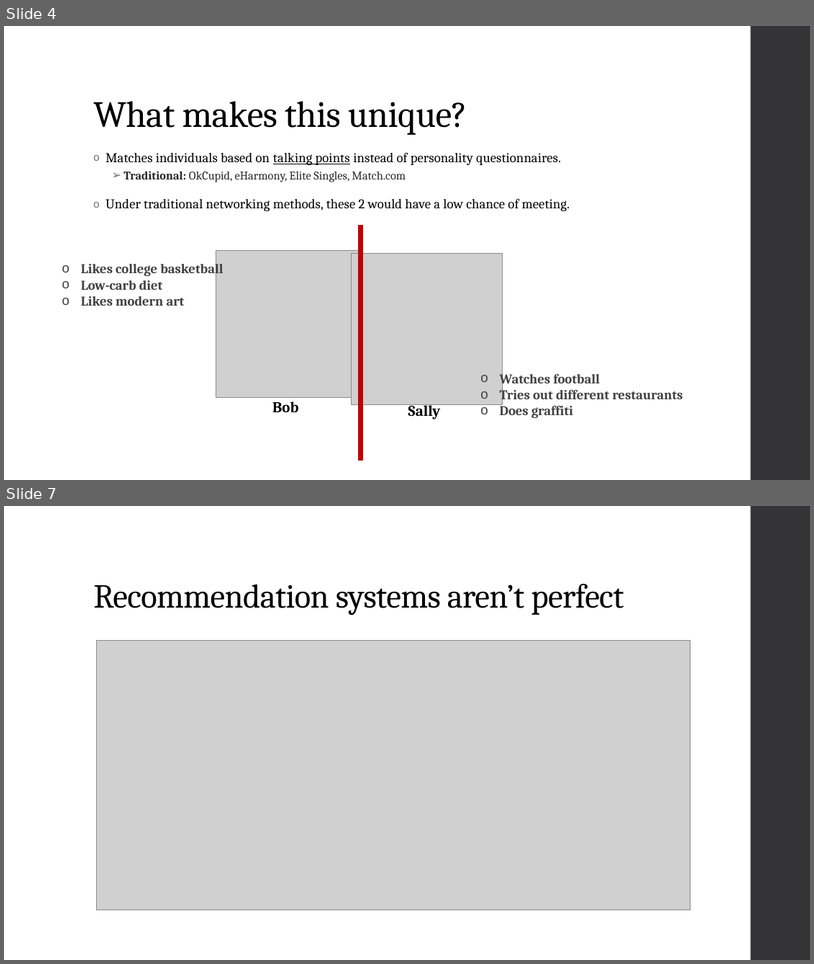
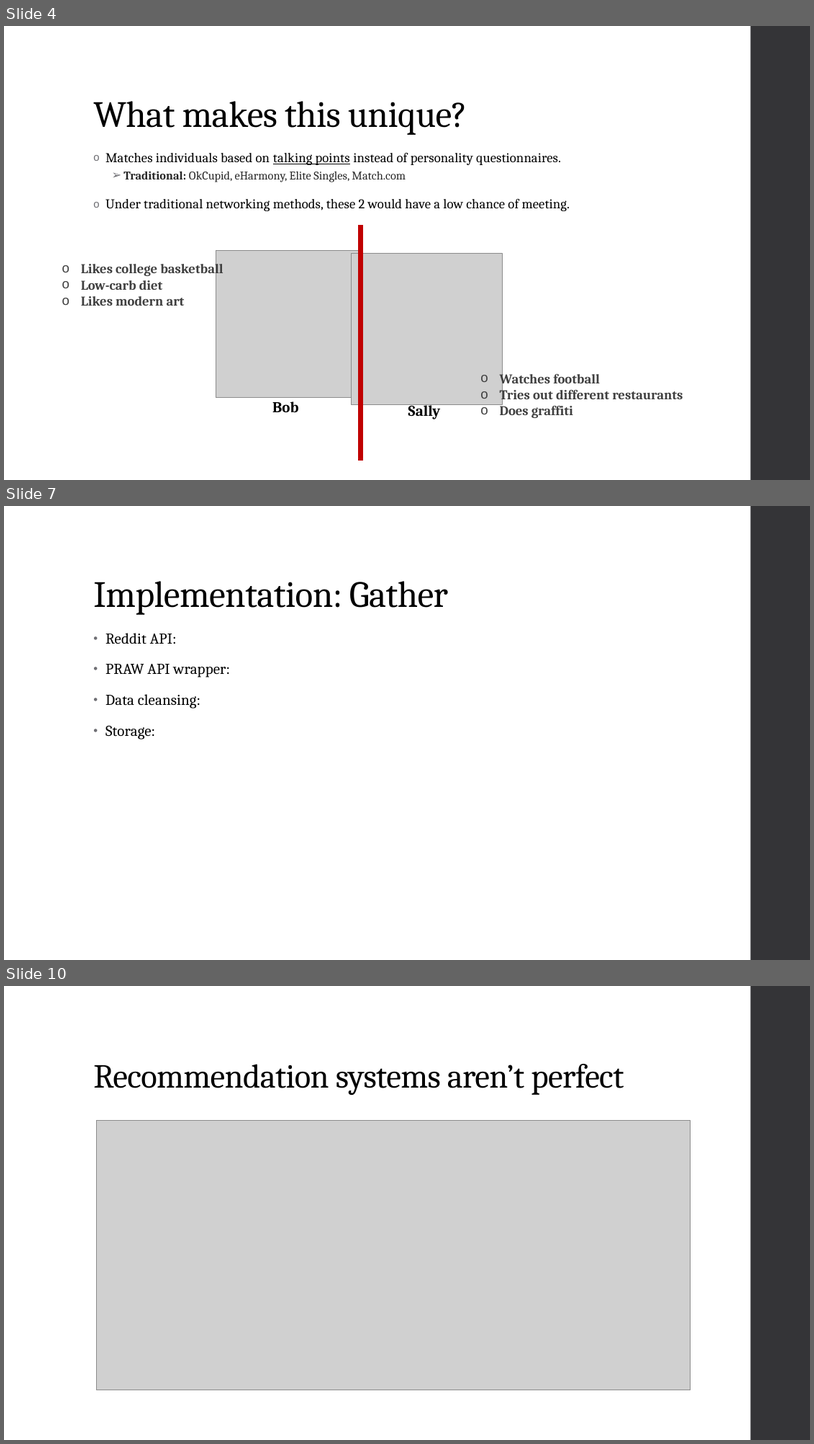
Before and after one commit to iamjz/Network-Recommendation-Engine, a slide deck: NetworkRecommendationEngine_Capstone_LZHAO.pptx. Shown one above the other, each under a label of ours: slides 4 and 7 before the commit, slides 4, 7 and 10 after it; the slides between them are not shown. The pictures are 814x964 and 814x1444 pixels, drawn with LibreOffice and Linux fonts; fonts in the diff are those of the drawing; grey boxes stand for pictures. Boxes give left, top, right and bottom in pixels: in the first picture for what was removed or moved away, otherwise in the second. Text is boxed around its words. In the diff, an @@ line names an element or a change of style, - is before the commit and + after.

Commit message:
reddit

```diff
--- a/NetworkRecommendationEngine_Capstone_LZHAO.pptx
+++ b/NetworkRecommendationEngine_Capstone_LZHAO.pptx
@@ slide 7 added at bbox=[4, 506, 810, 960], background #FFFFFF; not listed: 1 template element that a slide beside it also shows @@
@@ title added at bbox=[93, 581, 448, 615], 44 pt, text #000000 @@
+Implementation: Gather
@@ text added at bbox=[106, 633, 230, 739], 18 pt, text #000000 @@
+• Reddit API:
+• PRAW API wrapper:
+• Data cleansing:
+• Storage:
@@ what was slide 7 is now slide 10 @@
```
Also in this commit, not shown: 4 slides changed, 5 other slides added.
